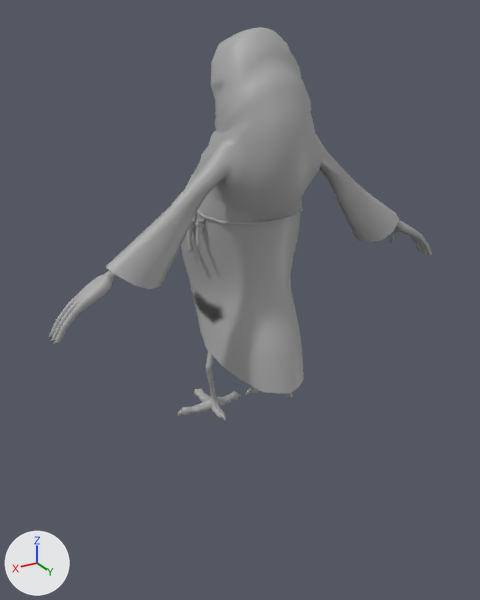
Renders of the FBX model Assets/Art/Characters/Mommotti/Animation/Anim_Mommotti_Walk_Rough.fbx from each side of a commit.
Rendered twice from a 50 mm lens placed at (1.59, 2.58, 1.87), pointed at (0.17, 0.21, 0.69). The axes (+X, +Y, +Z) are drawn at lower left. The lights are the same throughout. Mesh edges are drawn as thin lines on the coarser meshes. Where no turn or scale is listed for an object, it has been applied to the vertices.

Script lines for the objects in view, before the commit:
```python
me_mesh = bpy.data.meshes.new('Mesh')
me_mesh.from_pydata(...)  # 3643 vertices, 3674 faces; spans x -1.03..1.03, y -0.35..0.39, z 0.0..1.82
me_mesh.materials.append(mat_standardsurface1)  # grey #aaaaaa
ob_mommotti_controlsv2_oskar_mommotti = bpy.data.objects.new('Mommotti_ControlsV2_Oskar:Mommotti', me_mesh)
ob_mommotti_controlsv2_oskar_mommotti.location = (0.0, 0.0, 0.0)
```
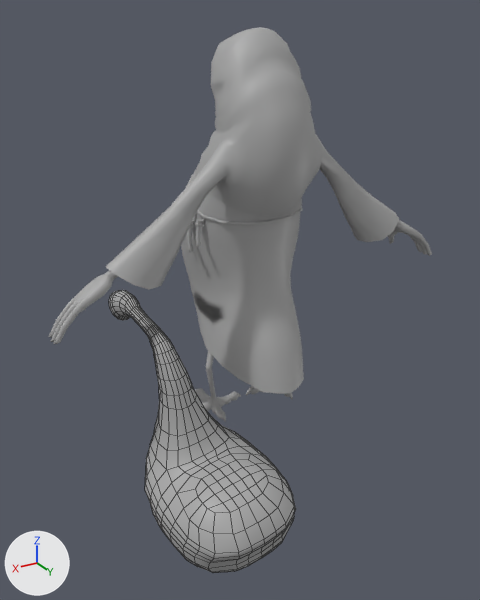
What differs and where, as boxes [x1, y1, x2, y2] in the pictures (480 x 600 px):
'Mommotti_ControlsV2_Oskar:Mommotti_Sack_LocatorV2_other1:MommottiSack', added: after [109, 290, 296, 573]

What the commit changed:
Mesh me_mesh_001 is new.
It has 702 vertices, 700 faces and spans x -0.4..0.16, y -0.313..0.795, z -0.859..0.076.
It uses material mat_standardsurface1 (grey #aaaaaa).
Object 'Mommotti_ControlsV2_Oskar:Mommotti_Sack_LocatorV2_other1:MommottiSack' (ob_mommotti_controlsv2_oskar_mommotti_sack_locatorv2_other1_mommottisack) is new; it shows me_mesh_001.
Its location is (0.586, 0.088, 0.63).
